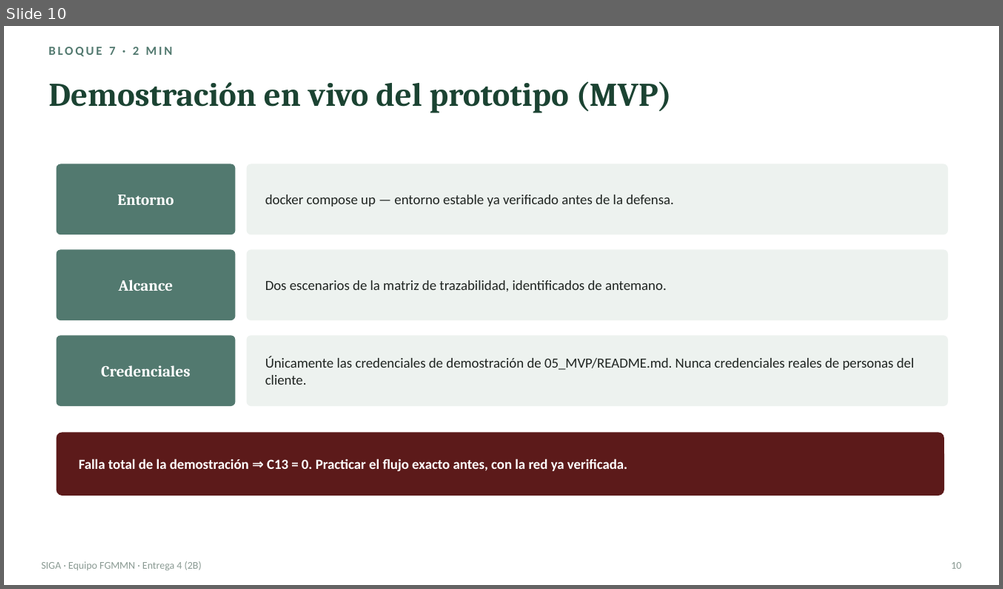
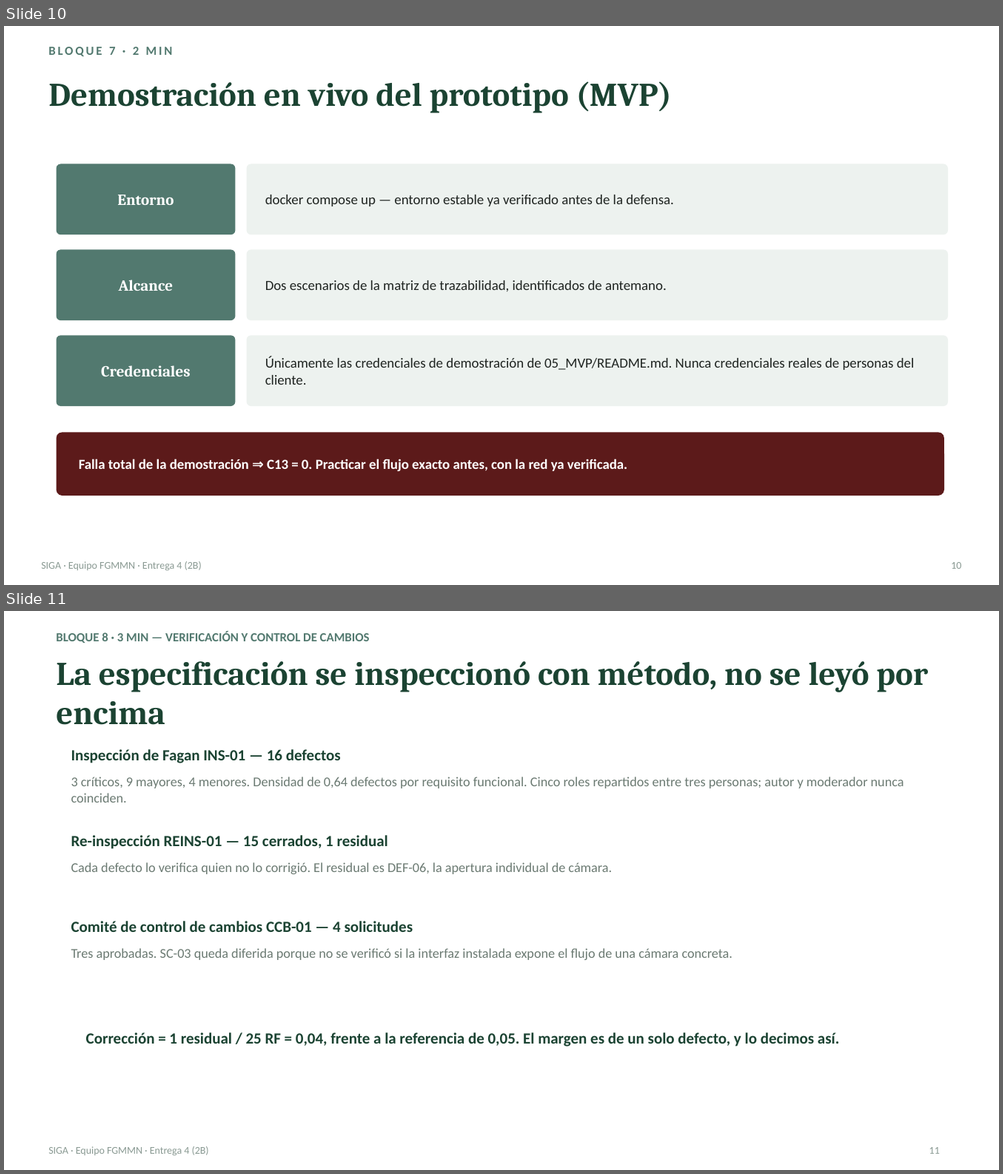
Before and after one commit to gsanchezc6-beep/SIGA_FGMMN_ISR401_AVANCE_2B, a slide deck: 08_Defensa/presentacion.pptx. Shown one above the other, each under a label of ours: slide 10 before the commit, slides 10 and 11 after it. The pictures are 1003x589 and 1003x1174 pixels, drawn with LibreOffice and Linux fonts; fonts in the diff are those of the drawing. Boxes give left, top, right and bottom in pixels: in the first picture for what was removed or moved away, otherwise in the second. Text is boxed around its words. In the diff, an @@ line names an element or a change of style, - is before the commit and + after.

Commit message:
feat(defensa): anade el bloque de verificacion, trazabilidad y campo, y pasa el mazo a tres integrantes

```diff
--- a/08_Defensa/presentacion.pptx
+++ b/08_Defensa/presentacion.pptx
@@ slide 11 added at [4, 611, 999, 1170], background #FFFFFF @@
@@ text added at [56, 632, 370, 643], 12 pt, text #52796F, bold @@
+BLOQUE 8 · 3 MIN — VERIFICACIÓN Y CONTROL DE CAMBIOS
@@ text added at [56, 661, 928, 725], 32 pt, text #1B4332, bold @@
+La especificación se inspeccionó con método, no se leyó por encima
@@ text added at [71, 749, 341, 763], 15 pt, text #1B4332, bold @@
+Inspección de Fagan INS-01 — 16 defectos
@@ text added at [71, 777, 904, 803], 13 pt, text #6B7A72 @@
+3 críticos, 9 mayores, 4 menores. Densidad de 0,64 defectos por requisito funcional. Cinco roles repartidos entre tres personas; autor y moderador nunca coinciden.
@@ text added at [71, 835, 388, 849], 15 pt, text #1B4332, bold @@
+Re-inspección REINS-01 — 15 cerrados, 1 residual
@@ text added at [71, 863, 612, 874], 13 pt, text #6B7A72 @@
+Cada defecto lo verifica quien no lo corrigió. El residual es DEF-06, la apertura individual de cámara.
@@ text added at [71, 921, 413, 932], 15 pt, text #1B4332, bold @@
+Comité de control de cambios CCB-01 — 4 solicitudes
@@ text added at [71, 948, 732, 960], 13 pt, text #6B7A72 @@
+Tres aprobadas. SC-03 queda diferida porque no se verificó si la interfaz instalada expone el flujo de una cámara concreta.
@@ text added at [86, 1033, 839, 1047], 15 pt, text #1B4332, bold @@
+Corrección = 1 residual / 25 RF = 0,04, frente a la referencia de 0,05. El margen es de un solo defecto, y lo decimos así.
@@ text added at [48, 1147, 209, 1156], 10 pt, text #8A9A93 @@
+SIGA · Equipo FGMMN · Entrega 4 (2B)
@@ text added at [929, 1147, 939, 1154], 10 pt, text #8A9A93 @@
+11
```
Also in this commit, not shown: 5 slides changed, 2 other slides added, 1 other file.
